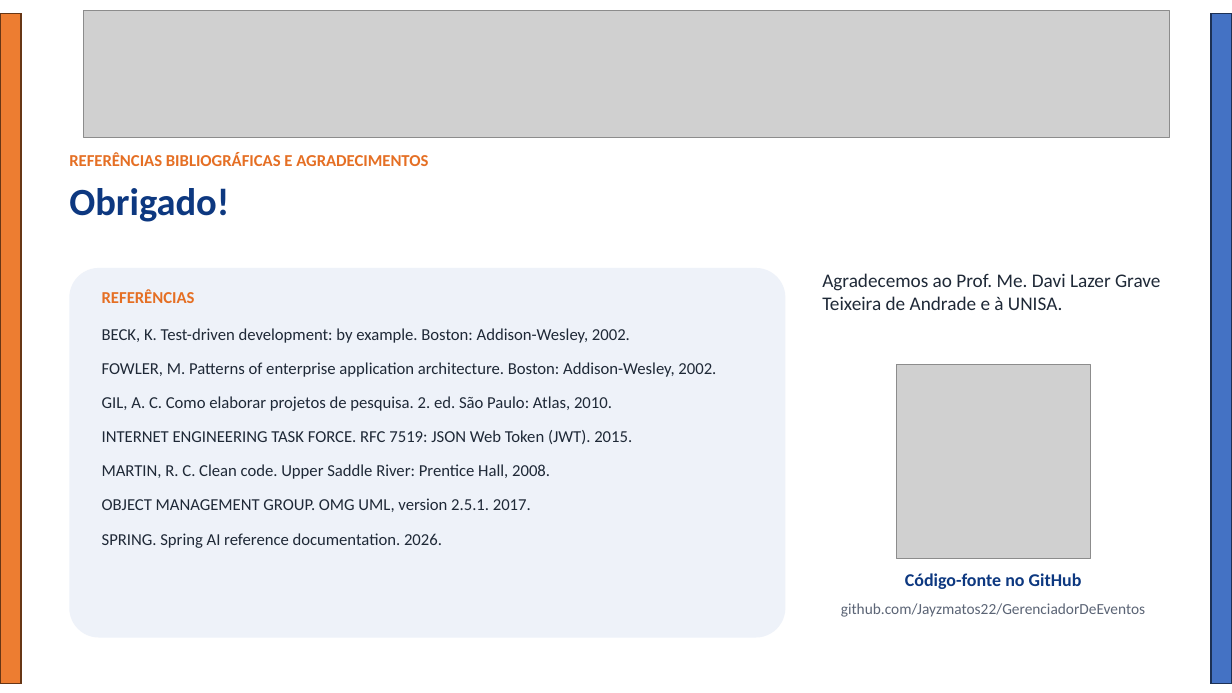
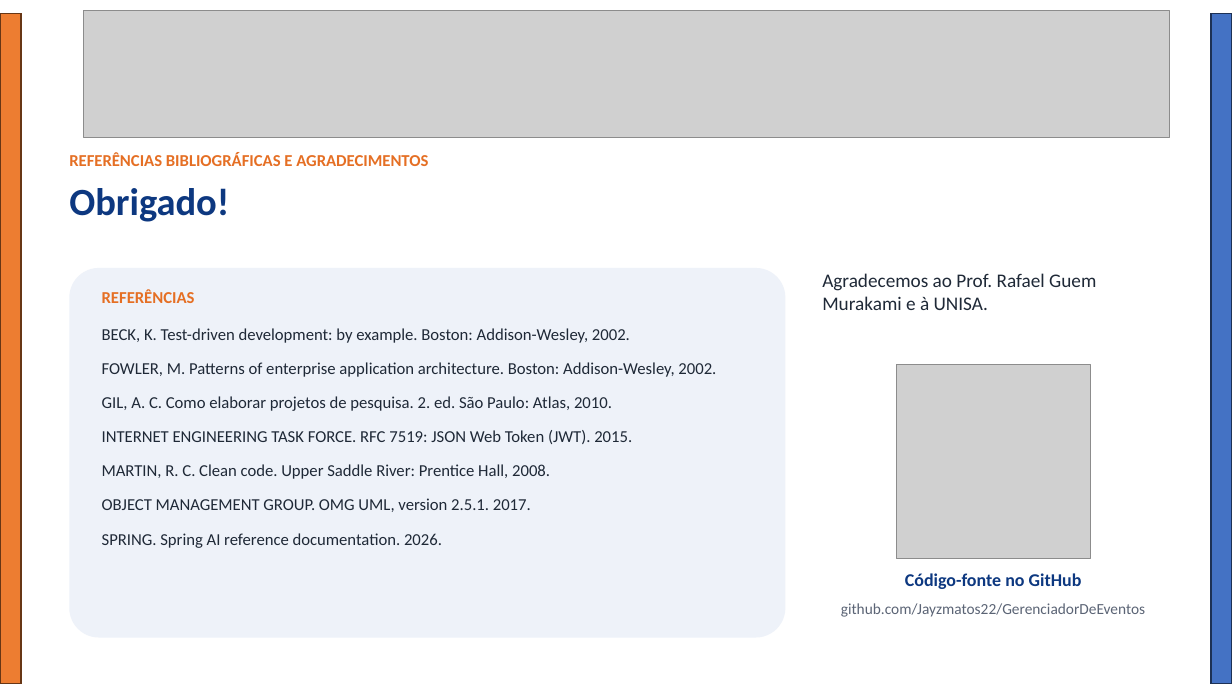
Before and after one commit to Jayzmatos22/GerenciadorDeEventos, a slide deck: slide 10 of docs/Apresentacao-Gerenciador-de-Eventos.pptx. Drawn at 1232x693 pixels with LibreOffice and Linux fonts; fonts in the diff are those of the drawing; grey boxes stand for pictures. Boxes give left, top, right and bottom in pixels: in the first picture for what was removed or moved away, otherwise in the second. Text is boxed around its words. In the diff, an @@ line names an element or a change of style, - is before the commit and + after.

```diff
--- a/docs/Apresentacao-Gerenciador-de-Eventos.pptx
+++ b/docs/Apresentacao-Gerenciador-de-Eventos.pptx
@@ text at <box>822,273,1096,310</box>: text changed @@
-Agradecemos ao Prof. Me. Davi Lazer Grave Teixeira de Andrade e à UNISA.
+Agradecemos ao Prof. Rafael Guem Murakami e à UNISA.
```
Also in this commit, not shown: 1 other slide changed, 1 other file.
